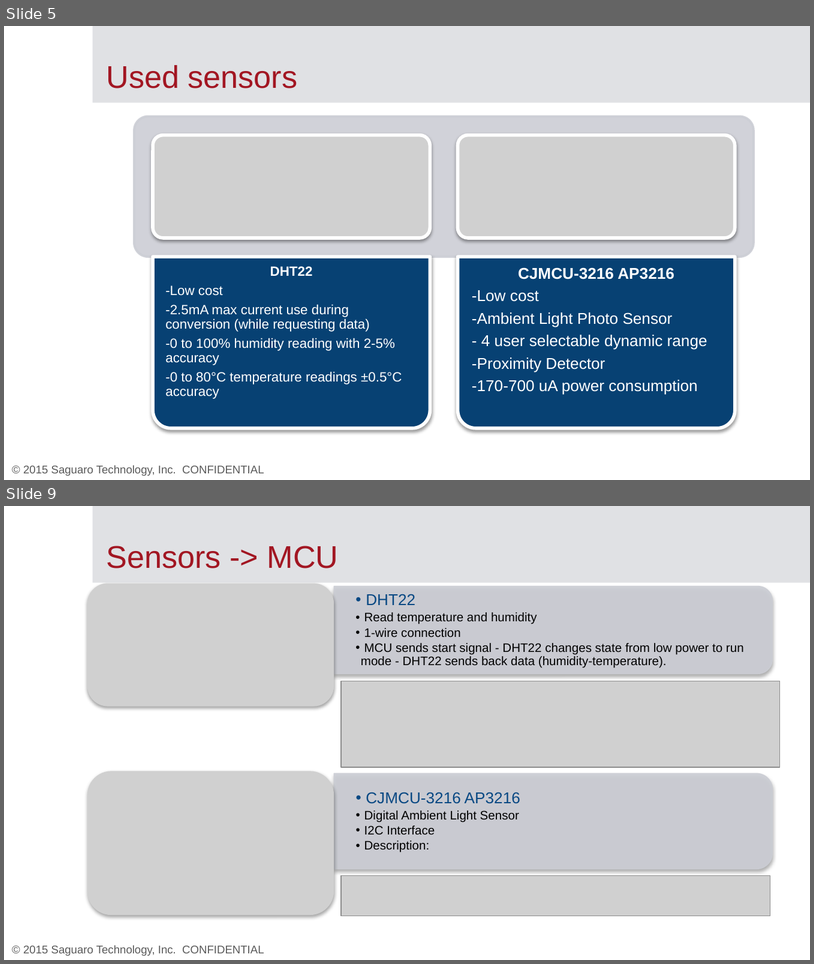
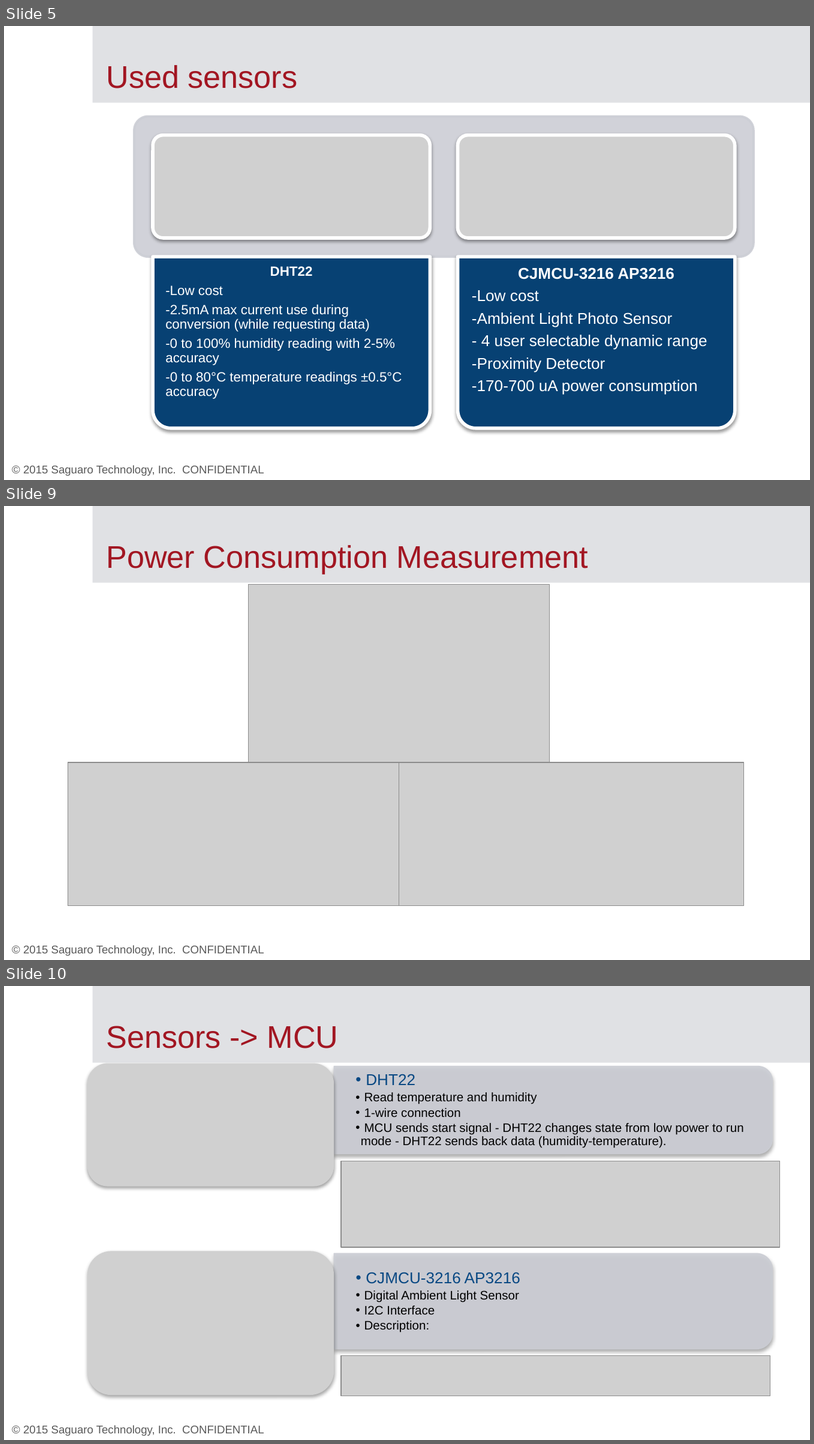
Before and after one commit to mememihnea/LicentaCod, a slide deck: Documentatie/Template.pptx. Shown one above the other, each under a label of ours: slides 5 and 9 before the commit, slides 5, 9 and 10 after it; the slides between them are not shown. The pictures are 814x964 and 814x1444 pixels, drawn with LibreOffice and Linux fonts; fonts in the diff are those of the drawing; grey boxes stand for pictures; background and template pictures are left out. Boxes give left, top, right and bottom in pixels: in the first picture for what was removed or moved away, otherwise in the second. Text is boxed around its words. In the diff, an @@ line names an element or a change of style, - is before the commit and + after.

```diff
--- a/Documentatie/Template.pptx
+++ b/Documentatie/Template.pptx
@@ slide 9 added at <box>4,506,810,960</box>, background #FFFFFF; not listed: 2 template elements that a slide beside it also shows @@
@@ title added at <box>106,545,588,574</box>, 28 pt, text #A21622 @@
+Power Consumption Measurement
@@ picture added at <box>248,584,549,762</box> @@
@@ picture added at <box>68,762,399,906</box> @@
@@ picture added at <box>399,762,744,906</box> @@
@@ what was slide 9 is now slide 10 @@
```
Also in this commit, not shown: 2 slides changed, 1 other slide added, 1 slide removed, 3 other files.
